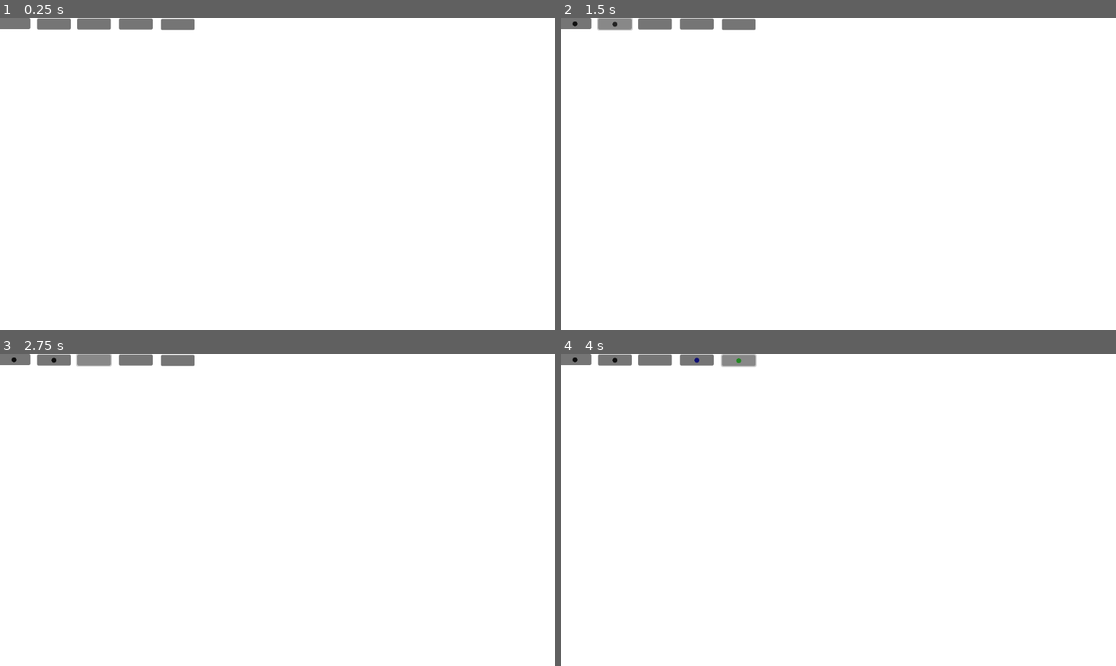
Above: before the commit, frames 1-4 (two rows, left to right).
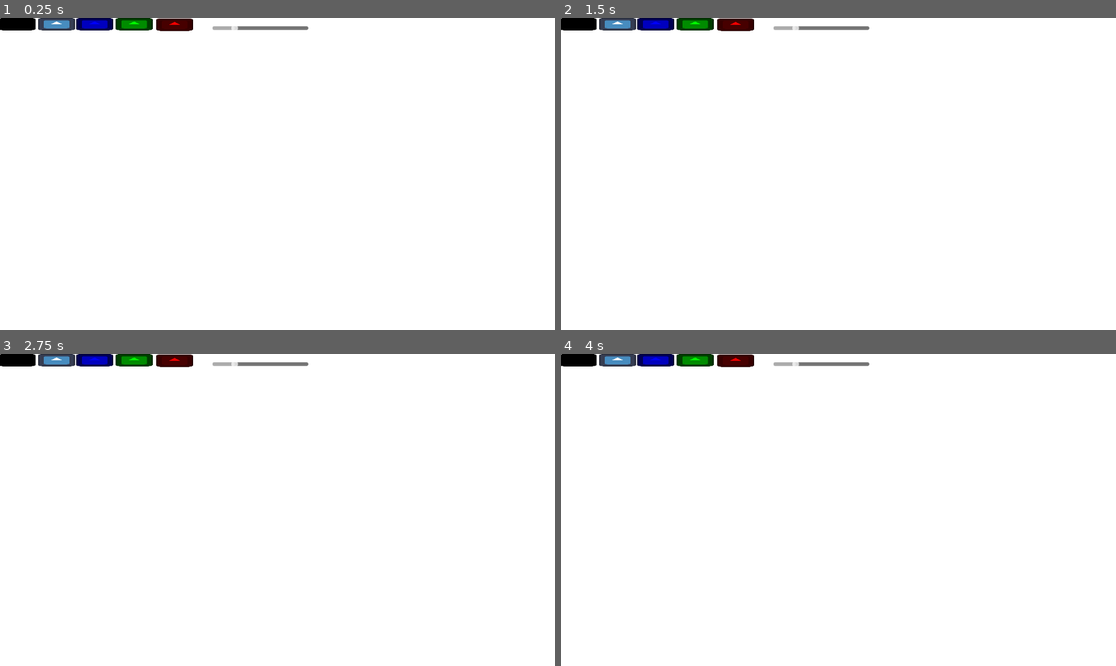
Above: after the commit, the same moments.

Repository: boardshapes/whiteboard
Game: Godot game, scene res://node_2d.tscn
Same seed, same stepped clock (60 frames per second), same inputs: the game is played once before the commit and once after it. The engine's default icon, where the game draws it, is replaced by a stand-in: a white triangle on a blue panel in a dark square.
Inputs (mouse positions are in pixels of both pictures, inside the frame that each line leads up to; where the layout moved, square brackets give the same spot in the first picture):
- Up to frame 1 (0.25 s): no input
- Up to frame 2 (1.5 s): click (577, 24) [572, 24] at 0.5 s; click (616, 24) at 1.25 s
- Up to frame 3 (2.75 s): click (94, 360) at 2 s
- Up to frame 4 (4 s): click (694, 360) at 2.75 s; click (733, 360) [738, 360] at 3.5 s

The runs differ from the first frame. In frame 1, 1.6% of the frame differs, in the area x 0-56%, y 0-5%; in frame 2, 1.6%; in frame 3, 1.6%; in frame 4, 1.6%.

Commit message:
good enough for now

Diff:
--- /dev/null
+++ b/whiteboard/black.tres
@@ -0,0 +1,4 @@
+[gd_resource type="StyleBoxFlat" format=3 uid="uid://dedmuuq3tm6jd"]
+
+[resource]
+bg_color = Color(0, 0, 0, 1)
--- a/whiteboard/node_2d.gd
+++ b/whiteboard/node_2d.gd
@@ -1,9 +1,18 @@
 extends Node2D
 
 var color: Color = Color.BLACK
+var brush_size: float = 5.0
 var strokes: Array = []
 var has_last_pos: bool = false
 var last_pos: Vector2
+var drawable: bool = true
+
+func _on_control_mouse_entered() -> void:
+	drawable = true
+
+func _on_control_mouse_exited() -> void:
+	drawable = false
+
 
 func _on_black_color_pressed() -> void:
 	color = Color.BLACK
@@ -20,30 +29,38 @@
 func _on_red_color_pressed() -> void:
 	color = Color.RED
 
+func _on_brush_size_value_changed(value: float) -> void:
+	brush_size = value
+
+func _on_button_mouse_entered() -> void:
+	#if InputEventMouseButton:
+		color = Color(0,0,0,0)
+
 func _input(event: InputEvent) -> void:
-	if event is InputEventMouseButton:
-		if event.button_index == MOUSE_BUTTON_LEFT:
-			if event.pressed:
-				last_pos = event.position
-				has_last_pos = true
-				strokes.append({"pos": last_pos, "color": color})
-				queue_redraw()
-			else:
-				has_last_pos = false
+	if drawable:
+		if event is InputEventMouseButton:
+			if event.button_index == MOUSE_BUTTON_LEFT:
+				if event.pressed:
+					last_pos = event.position
+					has_last_pos = true
+					strokes.append({"pos": last_pos, "size": brush_size, "color": color})
+					queue_redraw()
+				else:
+					has_last_pos = false
 
-	elif event is InputEventMouseMotion and Input.is_mouse_button_pressed(MOUSE_BUTTON_LEFT):
-		if has_last_pos:
-			var distance = last_pos.distance_to(event.position)
-			var steps = int(distance / 2)
-			for i in range(steps):
-				var t = float(i) / steps
-				var interp_pos = last_pos.lerp(event.position, t)
-				strokes.append({"pos": interp_pos, "color": color})
-		strokes.append({"pos": event.position, "color": color})
-		last_pos = event.position
-		has_last_pos = true
-		queue_redraw()
+		elif event is InputEventMouseMotion and Input.is_mouse_button_pressed(MOUSE_BUTTON_LEFT):
+			if has_last_pos:
+				var distance = last_pos.distance_to(event.position)
+				var steps = int(distance / 2)
+				for i in range(steps):
+					var t = float(i) / steps
+					var interp_pos = last_pos.lerp(event.position, t)
+					strokes.append({"pos": interp_pos, "size": brush_size, "color": color})
+			strokes.append({"pos": event.position, "size": brush_size, "color": color})
+			last_pos = event.position
+			has_last_pos = true
+			queue_redraw()
 
 func _draw() -> void:
-	for stroke in strokes:
-		draw_circle(stroke.pos, 5, stroke.color)
+		for stroke in strokes:
+			draw_circle(stroke.pos, stroke.size, stroke.color)
--- a/whiteboard/node_2d.tscn
+++ b/whiteboard/node_2d.tscn
@@ -1,43 +1,82 @@
-[gd_scene load_steps=2 format=3 uid="uid://cagnq7h1kytei"]
+[gd_scene load_steps=5 format=3 uid="uid://cagnq7h1kytei"]
 
 [ext_resource type="Script" uid="uid://c7ekfkflpvt1g" path="res://node_2d.gd" id="1_wtcfe"]
+[ext_resource type="Texture2D" uid="uid://bin2oqrw77u1y" path="res://icon.svg" id="3_0hol4"]
+
+[sub_resource type="StyleBoxFlat" id="StyleBoxFlat_0e48y"]
+bg_color = Color(1, 1, 1, 1)
+
+[sub_resource type="Theme" id="Theme_epypp"]
+/styles/white = SubResource("StyleBoxFlat_0e48y")
 
 [node name="Node2D" type="Node2D"]
 script = ExtResource("1_wtcfe")
 
 [node name="Line2D" type="Line2D" parent="."]
 
-[node name="BlackColor" type="Button" parent="."]
-offset_left = -6.0
-offset_right = 63.0
-offset_bottom = 23.0
+[node name="Control" type="Control" parent="."]
+layout_mode = 3
+anchors_preset = 0
+offset_top = 50.0
+offset_right = 1152.0
+offset_bottom = 648.0
 
-[node name="WhiteColor" type="Button" parent="."]
-offset_left = 77.0
+[node name="BrushSize" type="HSlider" parent="."]
+offset_left = 441.0
+offset_top = -8.0
+offset_right = 640.0
+offset_bottom = 50.0
+min_value = 1.0
+max_value = 20.0
+value = 5.0
+
+[node name="BlackColor" type="TextureButton" parent="."]
+modulate = Color(0, 0, 0, 1)
+offset_left = -3.0
+offset_right = 125.0
+offset_bottom = 128.0
+scale = Vector2(0.6, 0.2)
+texture_normal = ExtResource("3_0hol4")
+
+[node name="WhiteColor2" type="TextureButton" parent="."]
+offset_left = 79.0
+offset_right = 207.0
+offset_bottom = 128.0
+scale = Vector2(0.6, 0.2)
+theme = SubResource("Theme_epypp")
+texture_normal = ExtResource("3_0hol4")
+
+[node name="BlueColor2" type="TextureButton" parent="."]
+modulate = Color(0, 0, 1, 1)
+offset_left = 158.0
+offset_right = 286.0
+offset_bottom = 128.0
+scale = Vector2(0.6, 0.2)
+texture_normal = ExtResource("3_0hol4")
+
+[node name="GreenColor2" type="TextureButton" parent="."]
+modulate = Color(0, 1, 0, 1)
+offset_left = 240.0
+offset_right = 368.0
+offset_bottom = 128.0
+scale = Vector2(0.6, 0.2)
+texture_normal = ExtResource("3_0hol4")
+
+[node name="RedColor2" type="TextureButton" parent="."]
+modulate = Color(1, 0, 0, 1)
+offset_left = 324.0
 offset_top = 1.0
-offset_right = 147.0
-offset_bottom = 24.0
+offset_right = 452.0
+offset_bottom = 129.0
+scale = Vector2(0.6, 0.2)
+texture_normal = ExtResource("3_0hol4")
 
-[node name="BlueColor" type="Button" parent="."]
-offset_left = 160.0
-offset_top = 1.0
-offset_right = 230.0
-offset_bottom = 24.0
-
-[node name="GreenColor" type="Button" parent="."]
-offset_left = 247.0
-offset_top = 1.0
-offset_right = 317.0
-offset_bottom = 24.0
-
-[node name="RedColor" type="Button" parent="."]
-offset_left = 334.0
-offset_top = 2.0
-offset_right = 404.0
-offset_bottom = 25.0
-
+[connection signal="mouse_entered" from="Control" to="." method="_on_control_mouse_entered"]
+[connection signal="mouse_exited" from="Control" to="." method="_on_control_mouse_exited"]
+[connection signal="value_changed" from="BrushSize" to="." method="_on_brush_size_value_changed"]
+[connection signal="mouse_entered" from="BlackColor" to="." method="_on_button_mouse_entered"]
 [connection signal="pressed" from="BlackColor" to="." method="_on_black_color_pressed"]
-[connection signal="pressed" from="WhiteColor" to="." method="_on_white_color_pressed"]
-[connection signal="pressed" from="BlueColor" to="." method="_on_blue_color_pressed"]
-[connection signal="pressed" from="GreenColor" to="." method="_on_green_color_pressed"]
-[connection signal="pressed" from="RedColor" to="." method="_on_red_color_pressed"]
+[connection signal="pressed" from="WhiteColor2" to="." method="_on_white_color_pressed"]
+[connection signal="pressed" from="BlueColor2" to="." method="_on_blue_color_pressed"]
+[connection signal="pressed" from="GreenColor2" to="." method="_on_green_color_pressed"]
+[connection signal="pressed" from="RedColor2" to="." method="_on_red_color_pressed"]
